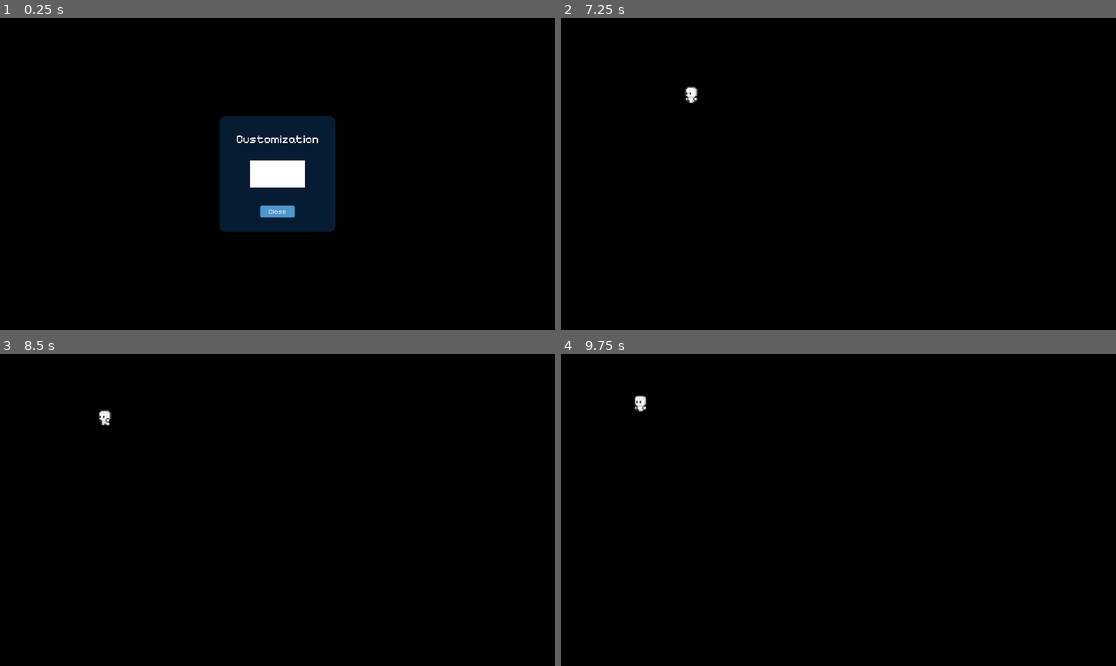
Above: before the commit, frames 1-4 (two rows, left to right).
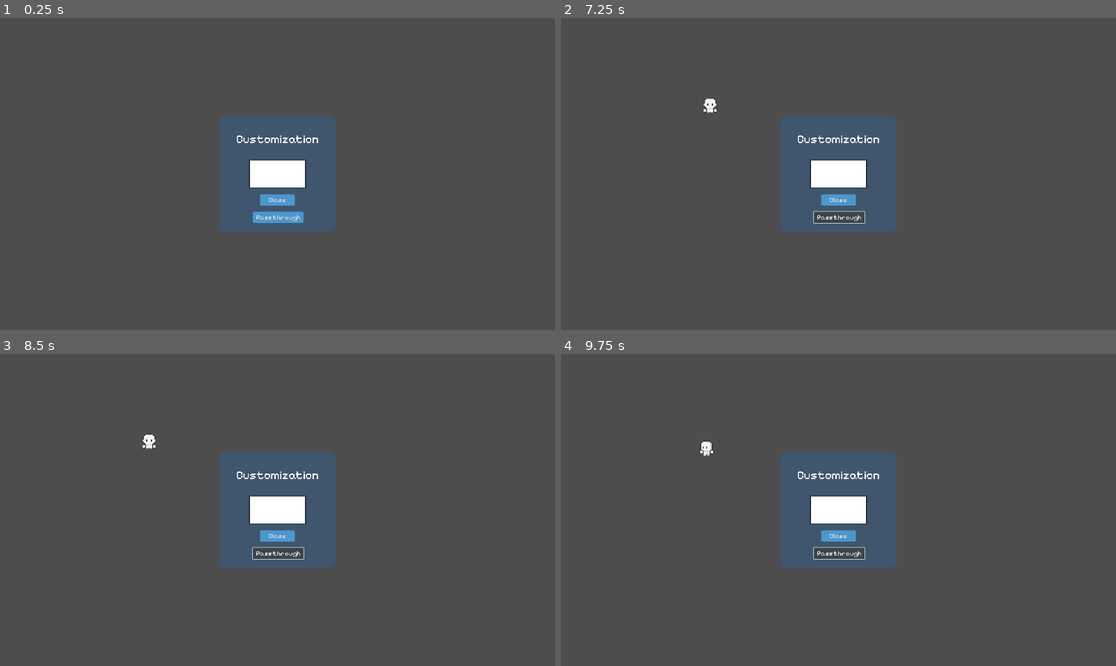
Above: after the commit, the same moments.

Repository: Kittenkween11/Desktop-Pet
Game: Godot game, scene res://Scenes/main.tscn
Same seed, same stepped clock (60 frames per second), same inputs: the game is played once before the commit and once after it.
Inputs (mouse positions are in pixels of both pictures, inside the frame that each line leads up to):
- Up to frame 1 (0.25 s): no input
- Up to frame 2 (7.25 s): click (838, 217) at 0.5 s, where only the run after the commit has a clickable "Passthrough"; click (838, 217) at 1.25 s, where only the run after the commit has a clickable "Passthrough"; click (838, 217) at 2 s, where only the run after the commit has a clickable "Passthrough"; tap F2 (toggle_menu) at 6.4 s; tap Escape (ui_cancel) at 7.15 s
- Up to frame 3 (8.5 s): no input
- Up to frame 4 (9.75 s): no input

The runs differ from the first frame. In frame 1, 99% of the frame differs, in the area x 0-100%, y 0-100%; in frame 2, 100%; in frame 3, 100%; in frame 4, 100%.

Commit message:
struggling with making passthrough on by default...UGHHH

Diff:
--- a/Scenes/customization_menu.gd
+++ b/Scenes/customization_menu.gd
@@ -2,25 +2,27 @@
 extends Control
 
 signal color_changed(color: Color)
-
 var character_node: Node2D = null
 
 @onready var color_picker = $VBoxContainer/Panel/ColorPickerButton
-@onready var close_button = $VBoxContainer/Panel/Button
+@onready var close_button = $VBoxContainer/Panel/ConfirmColor
+@onready var passthrough_button = $VBoxContainer/Panel/PassthroughButton
 @onready var label = $VBoxContainer/Panel/Label
 
 
 func _ready():
-	# Connect signals
 	if color_picker:
 		color_picker.color_changed.connect(_on_color_changed)
 
 	if close_button:
 		close_button.pressed.connect(_on_close_pressed)
-		close_button.text = "Close"  # Make sure button has text
+		close_button.text = "Close"
+
+	if passthrough_button:
+		passthrough_button.pressed.connect(_on_passthrough_pressed)
 
 	if label:
-		label.text = "Customization"  # Set label text
+		label.text = "Customization"
 
 func set_character(character: Node2D):
 	character_node = character
@@ -36,3 +38,14 @@
 func _on_close_pressed():
 	print("Close button pressed")
 	hide()
+
+func _on_passthrough_pressed():
+	# Check the current state and toggle it
+	if mouse_filter == Control.MOUSE_FILTER_PASS:
+		# If currently passing through, set it to stop/block
+		mouse_filter = Control.MOUSE_FILTER_STOP
+		print("Passthrough OFF (Mouse Filter: STOP)")
+	else:
+		# If currently stopping/blocking, set it to pass through
+		mouse_filter = Control.MOUSE_FILTER_PASS
+		print("Passthrough ON (Mouse Filter: PASS)")
--- a/Scenes/customization_menu.tscn
+++ b/Scenes/customization_menu.tscn
@@ -109,7 +109,7 @@
 color = Color(1, 1, 1, 1)
 edit_alpha = false
 
-[node name="Button" type="Button" parent="VBoxContainer/Panel"]
+[node name="ConfirmColor" type="Button" parent="VBoxContainer/Panel"]
 texture_filter = 1
 layout_mode = 1
 anchors_preset = 7
@@ -118,10 +118,27 @@
 anchor_right = 0.5
 anchor_bottom = 1.0
 offset_left = -60.0
-offset_top = -90.0
+offset_top = -130.0
 offset_right = 60.0
-offset_bottom = -50.0
+offset_bottom = -90.0
 grow_horizontal = 2
 grow_vertical = 0
 theme = SubResource("Theme_gpi74")
 text = "OK"
+
+[node name="PassthroughButton" type="Button" parent="VBoxContainer/Panel"]
+texture_filter = 1
+layout_mode = 1
+anchors_preset = 7
+anchor_left = 0.5
+anchor_top = 1.0
+anchor_right = 0.5
+anchor_bottom = 1.0
+offset_left = -85.0
+offset_top = -70.0
+offset_right = 90.0
+offset_bottom = -30.0
+grow_horizontal = 2
+grow_vertical = 0
+theme = SubResource("Theme_gpi74")
+text = "Passthrough"
--- a/Scenes/main.gd
+++ b/Scenes/main.gd
@@ -3,11 +3,11 @@
 @onready var customization_menu = $CustomizationMenu
 @onready var character = $CharacterBody2D
 
-var passthrough = false
+var clickable_only_character = false
 
 func _ready() -> void:
-	get_viewport().transparent_bg = true
-	_toggle_passthrough()
+	DisplayServer.window_set_mouse_passthrough(PackedVector2Array([]))
+	set_process(false)
 	if customization_menu and character:
 		customization_menu.color_changed.connect(change_character_color)
 
@@ -18,26 +18,43 @@
 			sprite.modulate = color
 
 func _toggle_passthrough():
-	passthrough = !passthrough
-	if passthrough:
+	if customization_menu.visible and clickable_only_character:
+		print("Cannot toggle to Full Passthrough while the menu is open.")
+		return
+
+	clickable_only_character = !clickable_only_character
+
+	if clickable_only_character:
+		set_process(true)
+		print("Passthrough OFF: Only Character Clickable")
+	else:
+		set_process(false)
 		DisplayServer.window_set_mouse_passthrough(PackedVector2Array([]))
-	else:
-		var window_size = Vector2(get_window().size)
-		var clickable_size = window_size
-		var center = window_size / 2
-		var polygon = PackedVector2Array([
-			center - clickable_size / 2,
-			center + Vector2(clickable_size.x / 2, -clickable_size.y / 2),
-			center + clickable_size / 2,
-			center + Vector2(-clickable_size.x / 2, clickable_size.y / 2)
-		])
-		DisplayServer.window_set_mouse_passthrough(polygon)
+		print("Passthrough ON: Entire Window Passthrough")
 
+func _process(_delta):
+	if clickable_only_character and character:
+		if customization_menu.visible:
+			var menu_rect = customization_menu.get_global_transform_with_canvas().xform(customization_menu.get_rect())
+			var menu_polygon = PackedVector2Array([
+				menu_rect.position,
+				menu_rect.position + Vector2(menu_rect.size.x, 0),
+				menu_rect.position + menu_rect.size,
+				menu_rect.position + Vector2(0, menu_rect.size.y)
+			])
+
+			DisplayServer.window_set_mouse_passthrough(menu_polygon)
+
+		else:
+			var character_polygon = character.get_bounding_polygon()
+			DisplayServer.window_set_mouse_passthrough(character_polygon)
 
 func _input(event: InputEvent) -> void:
-	if event.is_action_pressed("toggle_menu"):
-		customization_menu. show()
-	if event.is_action_pressed("ui_cancel") and visible:
-		customization_menu.hide()
 	if event.is_action_pressed("passthrough"):
 		_toggle_passthrough()
+		return
+	if clickable_only_character:
+		if event.is_action_pressed("toggle_menu"):
+			customization_menu.show()
+		if event.is_action_pressed("ui_cancel") and customization_menu.visible:
+			customization_menu.hide()
--- a/Scenes/node_2d.tscn
+++ b/Scenes/node_2d.tscn
@@ -116,6 +116,5 @@
 animation = &"idle"
 
 [node name="CollisionShape2D" type="CollisionShape2D" parent="."]
-visible = false
 position = Vector2(-2, 0)
 shape = SubResource("RectangleShape2D_wjtap")
--- a/Scripts/CharacterBehaviour.gd
+++ b/Scripts/CharacterBehaviour.gd
@@ -1,12 +1,19 @@
 extends CharacterBody2D
 @onready var sprite = $AnimatedSprite2D
+@onready var collision_shape = $CollisionShape2D
 
 var direction = Vector2.ZERO
 var speed = 80.0
+var half_extents = Vector2.ZERO
 
 func _ready():
-	var window_size = get_window().size
-	position = window_size / 2
+	var viewport_size = get_viewport_rect().size # Use viewport size for game area
+	position = viewport_size / 2
+
+	if collision_shape.shape is RectangleShape2D:
+		half_extents = collision_shape.shape.extents
+	elif collision_shape.shape is CircleShape2D:
+		half_extents = Vector2(collision_shape.shape.radius, collision_shape.shape.radius)
 
 	sprite.visible = true
 	sprite.play("idle")
@@ -17,14 +24,40 @@
 func _physics_process(_delta):
 	var new_position = position + Vector2(direction * speed * _delta)
 
-	new_position.x = clampf(new_position.x, 0, get_window().size.x)
-	new_position.y = clampf(new_position.y, 0, get_window().size.y)
+	var viewport_size = get_viewport_rect().size # Use viewport size here too!
+
+	var min_x = half_extents.x
+	var min_y = half_extents.y
+
+	var max_x = viewport_size.x - half_extents.x
+	var max_y = viewport_size.y - half_extents.y
+
+	new_position.x = clampf(new_position.x, min_x, max_x)
+	new_position.y = clampf(new_position.y, min_y, max_y)
+
 	position = new_position
 
 	if direction.x < 0:
 		sprite.flip_h = true
 	elif direction.x > 0:
 		sprite.flip_h = false
+
+func get_bounding_polygon() -> PackedVector2Array:
+	var pos = global_position
+	var half_w = half_extents.x
+	var half_h = half_extents.y
+
+	var top_left = pos + Vector2(-half_w, -half_h)
+	var top_right = pos + Vector2(half_w, -half_h)
+	var bottom_right = pos + Vector2(half_w, half_h)
+	var bottom_left = pos + Vector2(-half_w, half_h)
+
+	return PackedVector2Array([
+		top_left,
+		top_right,
+		bottom_right,
+		bottom_left
+	])
 
 func random_walk():
 	direction = Vector2(randf_range(-1, 1), randf_range(-1, 1)).normalized()
@@ -34,7 +67,14 @@
 	else:
 		sprite.play("idle")
 
+	await get_tree().create_timer(randf_range(6, 8)).timeout
+
+	direction = Vector2.ZERO
+	sprite.play("idle")
+
 	await get_tree().create_timer(randf_range(2, 4)).timeout
+
+	random_walk()
 
 func move_to_position_target(target_pos: Vector2):
 	direction = (target_pos - position).normalized()
--- a/project.godot
+++ b/project.godot
@@ -40,7 +40,7 @@
 }
 passthrough={
 "deadzone": 0.2,
-"events": [Object(InputEventKey,"resource_local_to_scene":false,"resource_name":"","device":-1,"window_id":0,"alt_pressed":false,"shift_pressed":false,"ctrl_pressed":true,"meta_pressed":false,"pressed":false,"keycode":0,"physical_keycode":80,"key_label":0,"unicode":112,"location":0,"echo":false,"script":null)
+"events": [Object(InputEventKey,"resource_local_to_scene":false,"resource_name":"","device":-1,"window_id":0,"alt_pressed":false,"shift_pressed":true,"ctrl_pressed":true,"meta_pressed":false,"pressed":false,"keycode":0,"physical_keycode":80,"key_label":0,"unicode":0,"location":0,"echo":false,"script":null)
 ]
 }
 
Not shown, changed: export_presets.cfg
